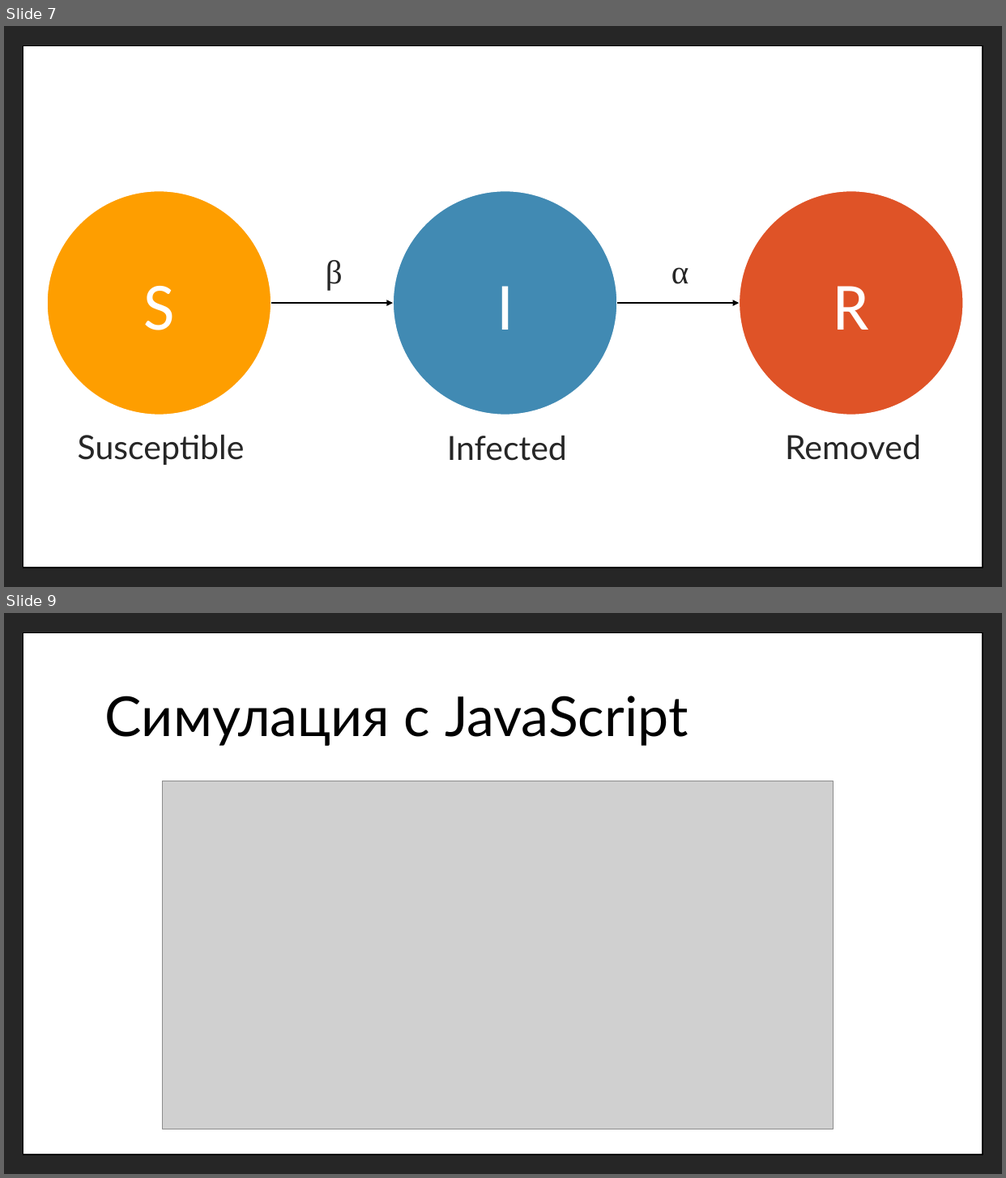
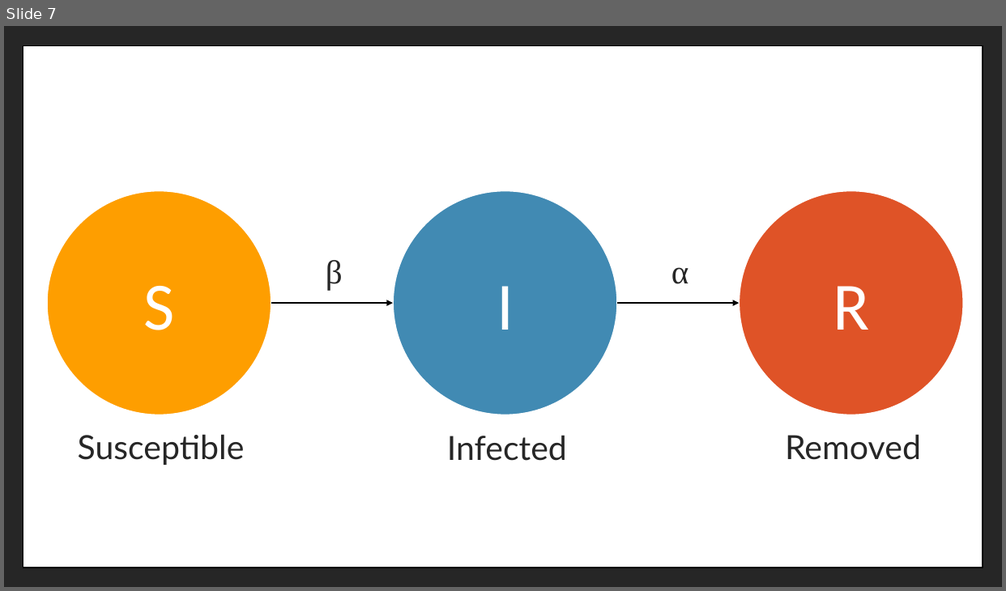
Before and after one commit to mnitchev/MathematicalModelling, a slide deck: MathematicalModelingOfEpidemology.pptx. Shown one above the other, each under a label of ours: slides 7 and 9 before the commit, slide 7 after it; the slides between them are not shown. The pictures are 1006x1178 and 1006x591 pixels, drawn with LibreOffice and Linux fonts; fonts in the diff are those of the drawing; grey boxes stand for pictures. Boxes give left, top, right and bottom in pixels: in the first picture for what was removed or moved away, otherwise in the second. Text is boxed around its words. In the diff, an @@ line names an element or a change of style, - is before the commit and + after.

```diff
--- a/MathematicalModelingOfEpidemology.pptx
+++ b/MathematicalModelingOfEpidemology.pptx
@@ slide 9 removed at (4,613,1002,1174), background #262626; not listed: 1 template element that a slide beside it also shows @@
@@ title removed at (98,663,906,774) @@
-Симулация с JavaScript
@@ picture removed at (162,781,833,1130) @@
```
Also in this commit, not shown: 3 slides changed, 4 slides added.
